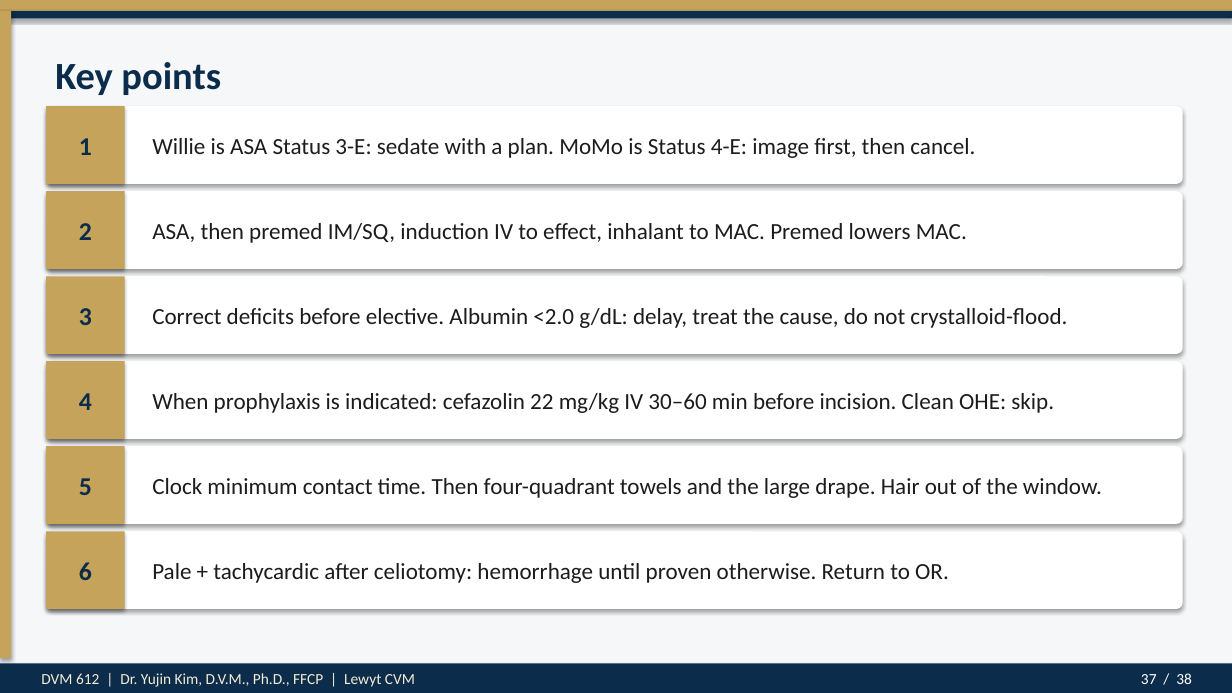
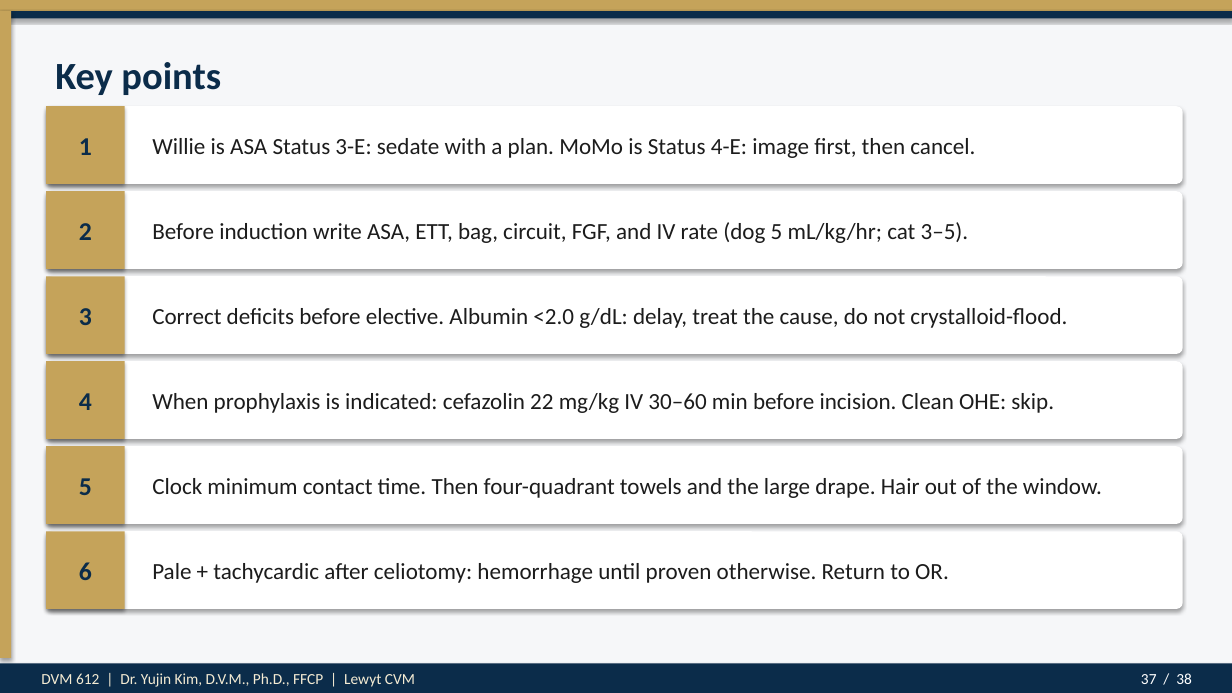
Before and after one commit to drkimvet/happycare, a slide deck: slide 37 of lectures/DVM-612_Week4_Preop_PatientPrep_Postop.pptx. Drawn at 1232x693 pixels with LibreOffice and Linux fonts; fonts in the diff are those of the drawing. Boxes give left, top, right and bottom in pixels: in the first picture for what was removed or moved away, otherwise in the second. Text is boxed around its words. In the diff, an @@ line names an element or a change of style, - is before the commit and + after.

```diff
--- a/lectures/DVM-612_Week4_Preop_PatientPrep_Postop.pptx
+++ b/lectures/DVM-612_Week4_Preop_PatientPrep_Postop.pptx
@@ text at [152, 222, 969, 243]: text changed @@
-ASA, then premed IM/SQ, induction IV to effect, inhalant to MAC. Premed lowers MAC.
+Before induction write ASA, ETT, bag, circuit, FGF, and IV rate (dog 5 mL/kg/hr; cat 3–5).
```
Also in this commit, not shown: 5 other slides changed, 4 other files.
